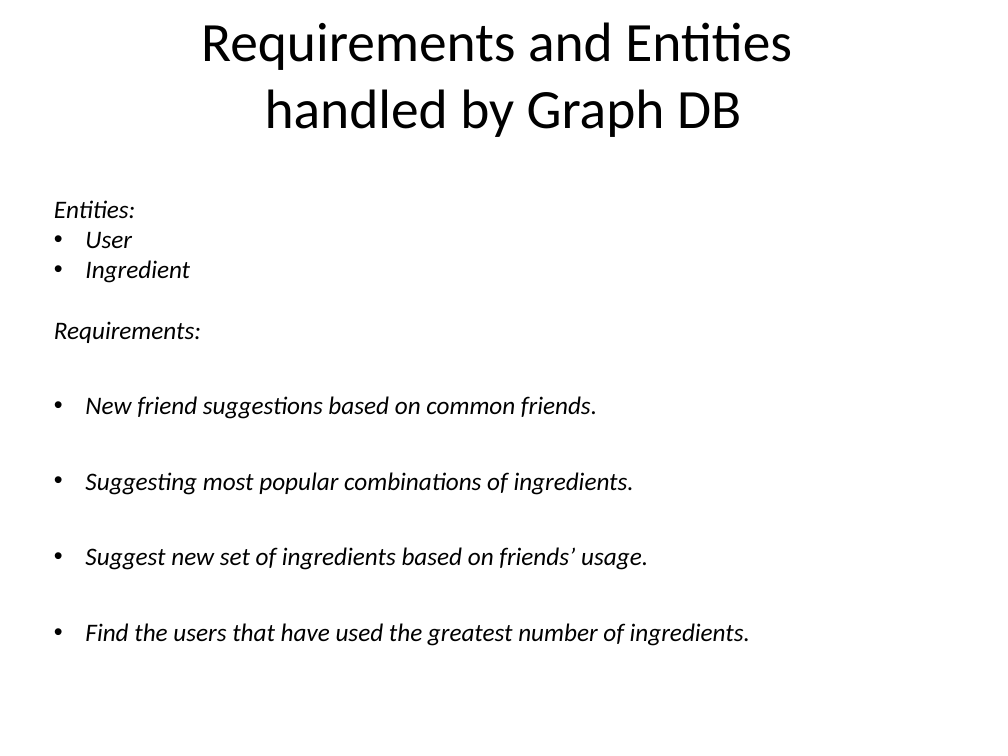
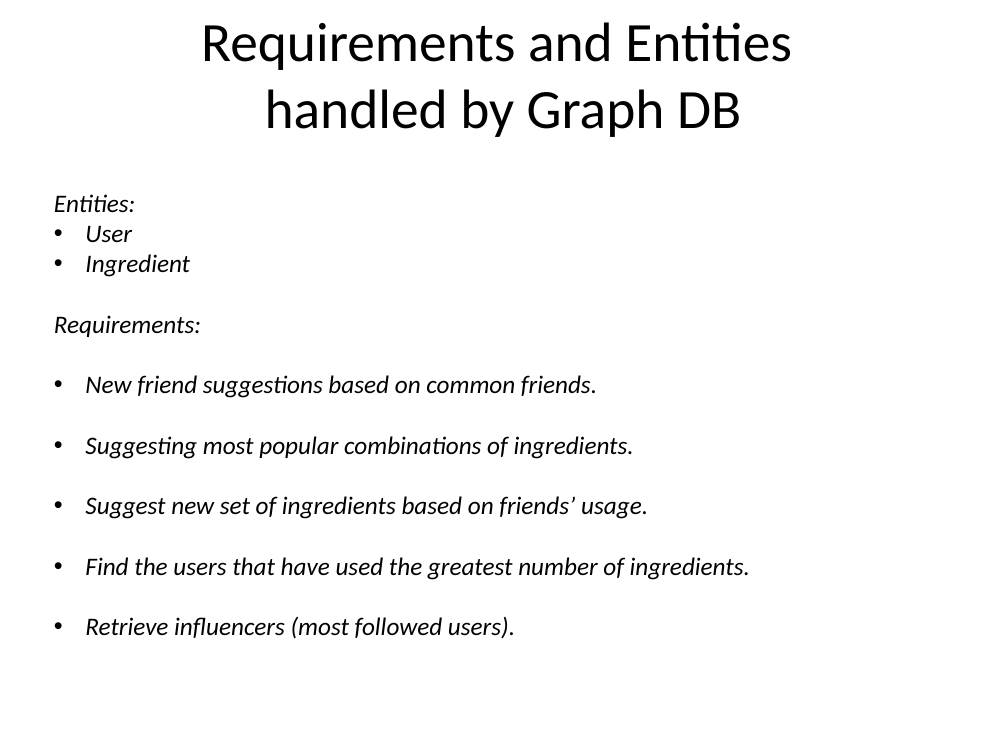
Before and after one commit to GiuseppeSoriano/WeFood, a slide deck: slide 8 of Idea/PowerPoint/WeFood - Idea.pptx. Drawn at 1008x756 pixels with LibreOffice and Linux fonts; fonts in the diff are those of the drawing; background and template pictures are left out. Boxes give left, top, right and bottom in pixels: in the first picture for what was removed or moved away, otherwise in the second. Text is boxed around its words. In the diff, an @@ line names an element or a change of style, - is before the commit and + after.

```diff
--- a/Idea/PowerPoint/WeFood - Idea.pptx
+++ b/Idea/PowerPoint/WeFood - Idea.pptx
@@ text at (85, 375, 750, 580): line spacing 2.5 to 2 @@
@@ text at (85, 617, 515, 639): paragraph added @@
+• Retrieve influencers (most followed users).
```
Also in this commit, not shown: 1 other slide changed, 2 other files.
